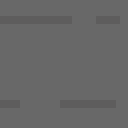
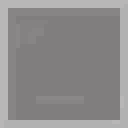
Layer changes from the first 128 x 128 image to the second:
added layer "Layer 2 copy 2" above "Layer 2 copy" over [0, 0, 128, 128]
hid "Layer 3", painted on it over [0, 0, 128, 128]
hid "Layer 2" over [0, 0, 128, 128]
hid "Layer 1 copy", painted on it over [0, 0, 128, 128]
painted on "Layer 1" over [16, 20, 124, 128]
